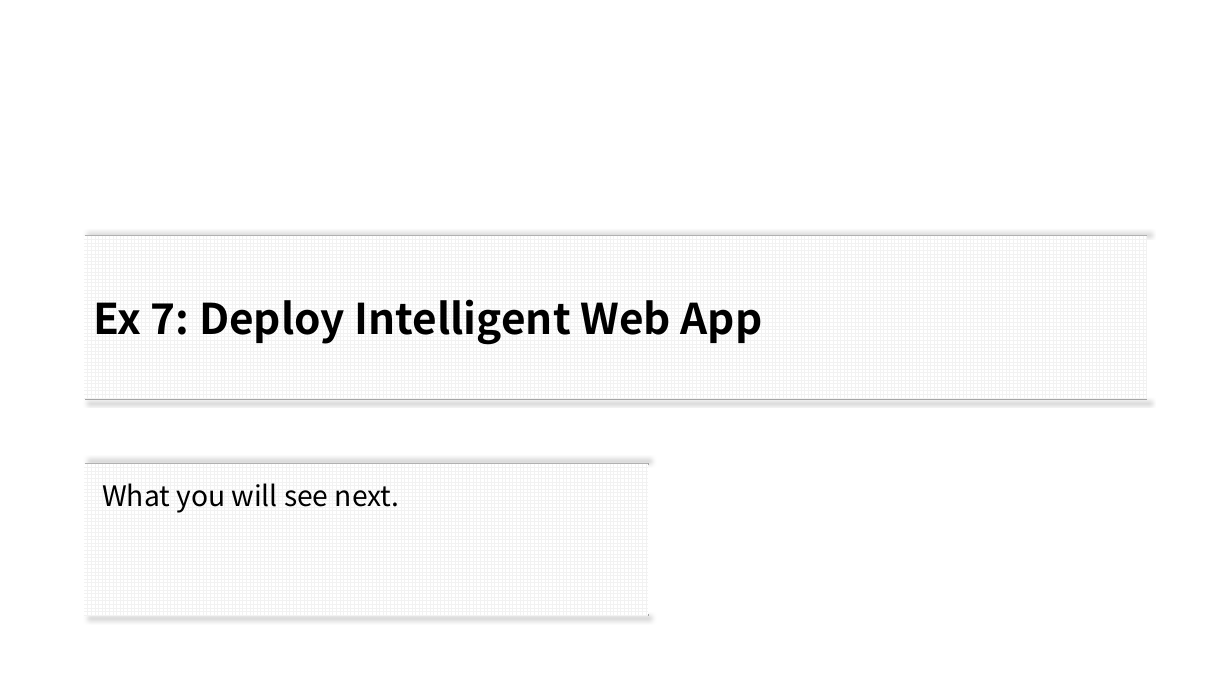
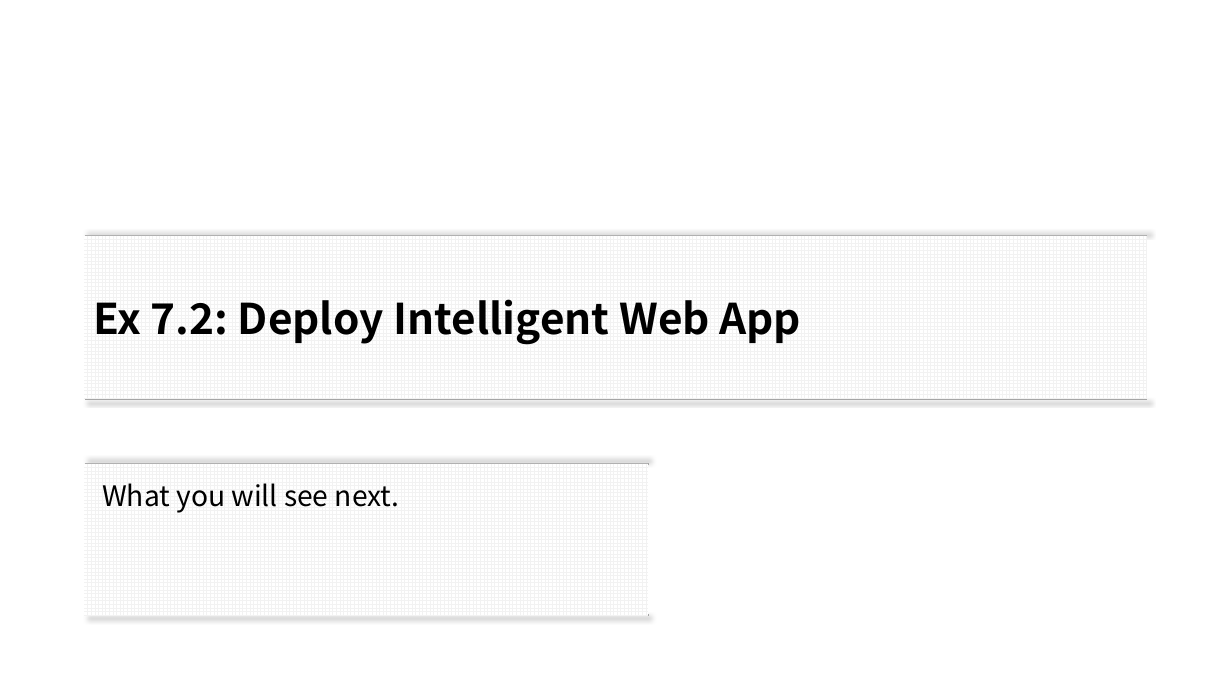
Before and after one commit to xlegend1024/CortanaIntelligenceSuiteWorkshopManual2Hrlong, a slide deck: slide 24 of Download/1. Worksop Scenario Overview.pptx (slide 21 before the commit). Drawn at 1232x693 pixels with LibreOffice and Linux fonts; fonts in the diff are those of the drawing. Boxes give left, top, right and bottom in pixels: in the first picture for what was removed or moved away, otherwise in the second. Text is boxed around its words. In the diff, an @@ line names an element or a change of style, - is before the commit and + after.

```diff
--- a/Download/1. Worksop Scenario Overview.pptx
+++ b/Download/1. Worksop Scenario Overview.pptx
@@ title at [93, 299, 801, 344]: text changed @@
-Ex 7: Deploy Intelligent Web App
+Ex 7.2: Deploy Intelligent Web App
```
Also in this commit, not shown: 9 other slides changed, 6 slides added, 2 slides removed, 1 other file.
